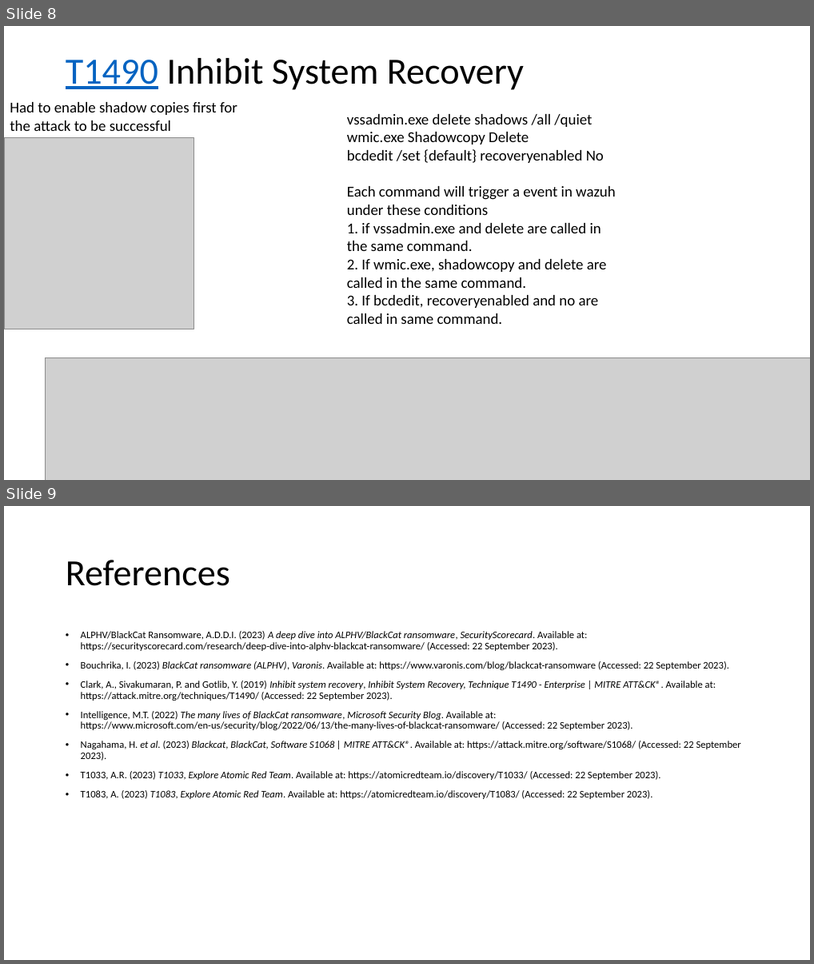
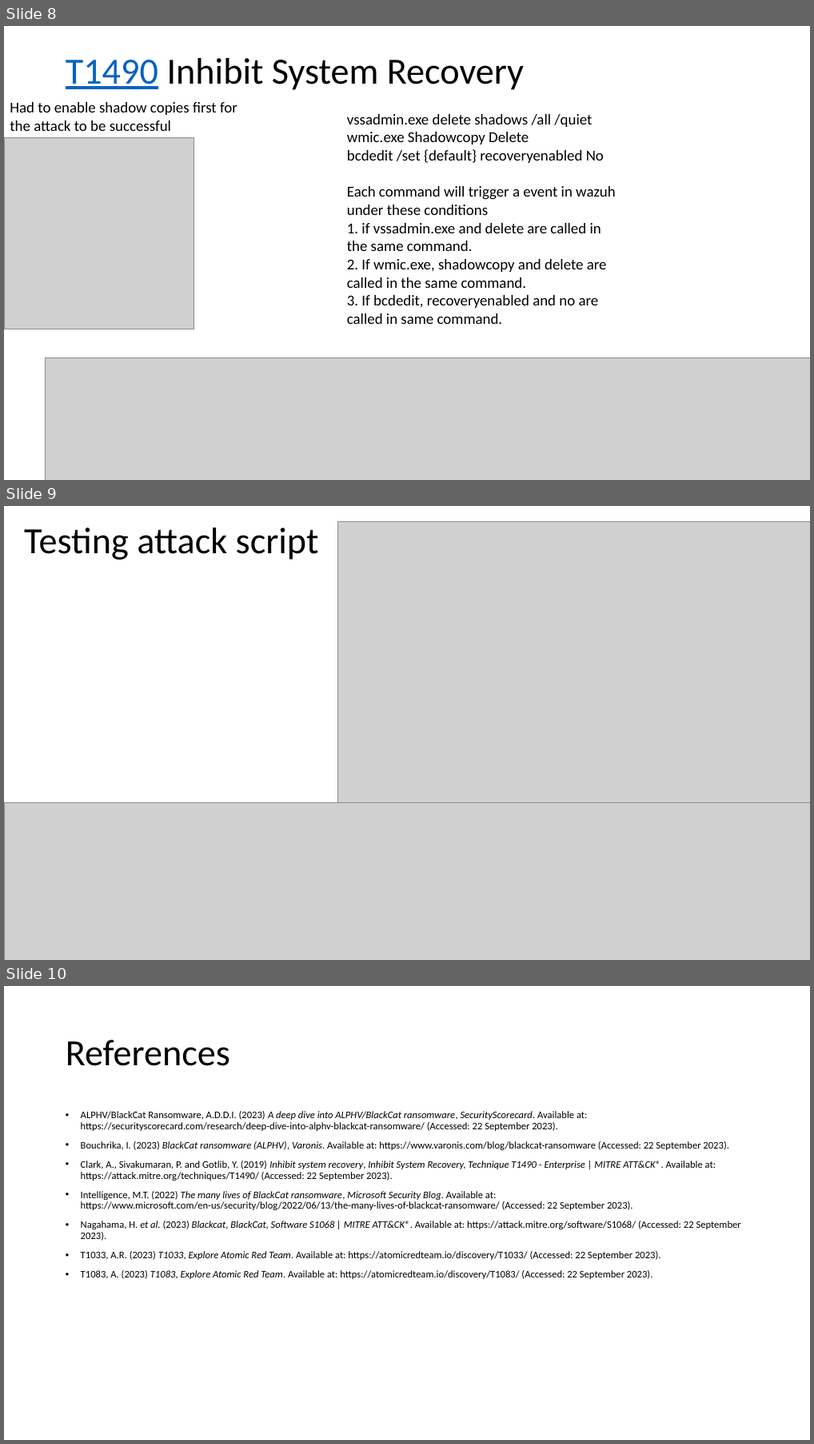
Before and after one commit to CHROME-PLATED-METRO-WOLF/attack, a slide deck: evidence.pptx. Shown one above the other, each under a label of ours: slides 8 and 9 before the commit, slides 8, 9 and 10 after it. The pictures are 814x964 and 814x1444 pixels, drawn with LibreOffice and Linux fonts; fonts in the diff are those of the drawing; grey boxes stand for pictures. Boxes give left, top, right and bottom in pixels: in the first picture for what was removed or moved away, otherwise in the second. Text is boxed around its words. In the diff, an @@ line names an element or a change of style, - is before the commit and + after.

Commit message:
bug fix and testing added

```diff
--- a/evidence.pptx
+++ b/evidence.pptx
@@ slide 9 added at [4,506,810,960], background #FFFFFF @@
@@ title added at [24,528,319,560], 44 pt, text #000000 @@
+Testing attack script
@@ picture added at [338,522,810,803] @@
@@ picture added at [4,803,810,960] @@
@@ what was slide 9 is now slide 10 @@
```
Also in this commit, not shown: 1 other file.
